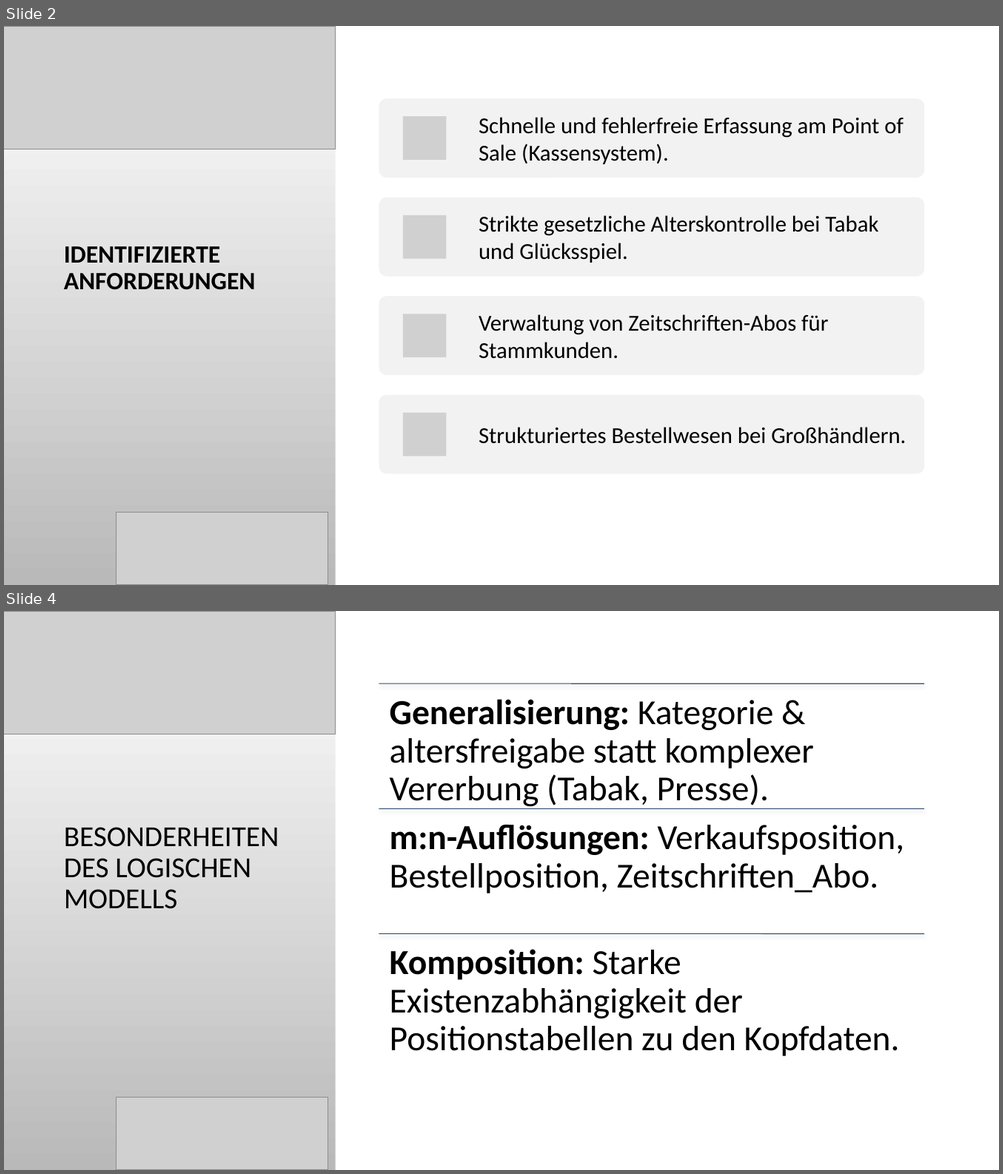
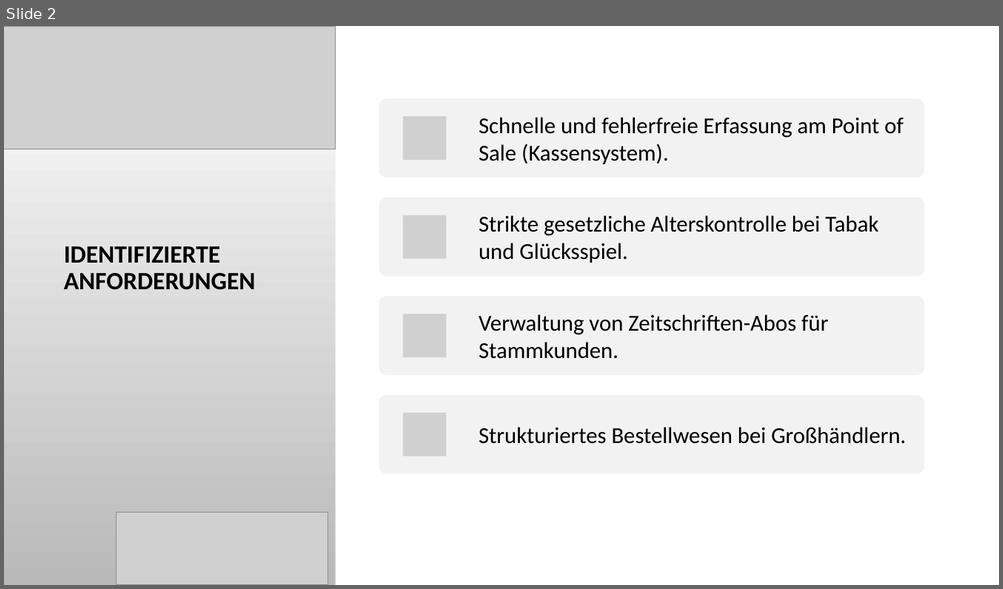
Before and after one commit to friedlmichi/TrafikDBIProjekt, a slide deck: docs/Präsentation1803.pptx. Shown one above the other, each under a label of ours: slides 2 and 4 before the commit, slide 2 after it; the slides between them are not shown. The pictures are 1003x1174 and 1003x589 pixels, drawn with LibreOffice and Linux fonts; fonts in the diff are those of the drawing; grey boxes stand for pictures; background and template pictures are left out. Boxes give left, top, right and bottom in pixels: in the first picture for what was removed or moved away, otherwise in the second. Text is boxed around its words. In the diff, an @@ line names an element or a change of style, - is before the commit and + after.

```diff
--- a/docs/Präsentation1803.pptx
+++ b/docs/Präsentation1803.pptx
@@ slide 4 removed at (4,611,999,1170), background picture (left out) @@
@@ rectangle removed at (4,611,336,1170) @@
@@ picture removed at (4,611,336,735) @@
@@ rectangle removed at (336,611,999,1170) @@
@@ title removed at (64,827,279,909) @@
-BESONDERHEITEN DES LOGISCHEN MODELLS
@@ group removed at (378,684,924,1056): 3 lines, 3 texts @@
-Generalisierung: Kategorie & altersfreigabe statt komplexer Vererbung (Tabak, Presse).
-m:n-Auflösungen: Verkaufsposition, Bestellposition, Zeitschriften_Abo.
-Komposition: Starke Existenzabhängigkeit der Positionstabellen zu den Kopfdaten.
@@ picture removed at (116,1097,328,1170) @@
```
Also in this commit, not shown: 2 slides changed, 1 slide added, 2 other slides removed.
